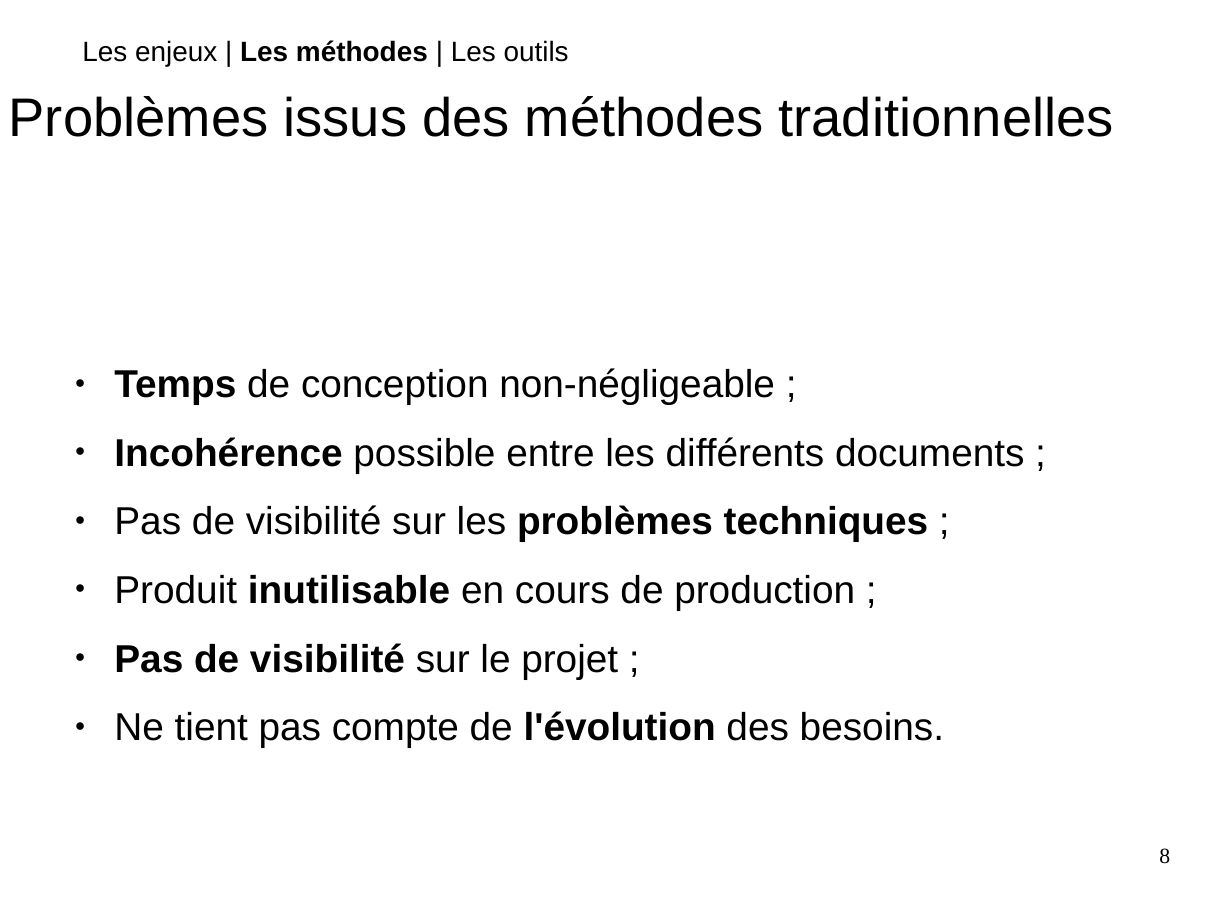
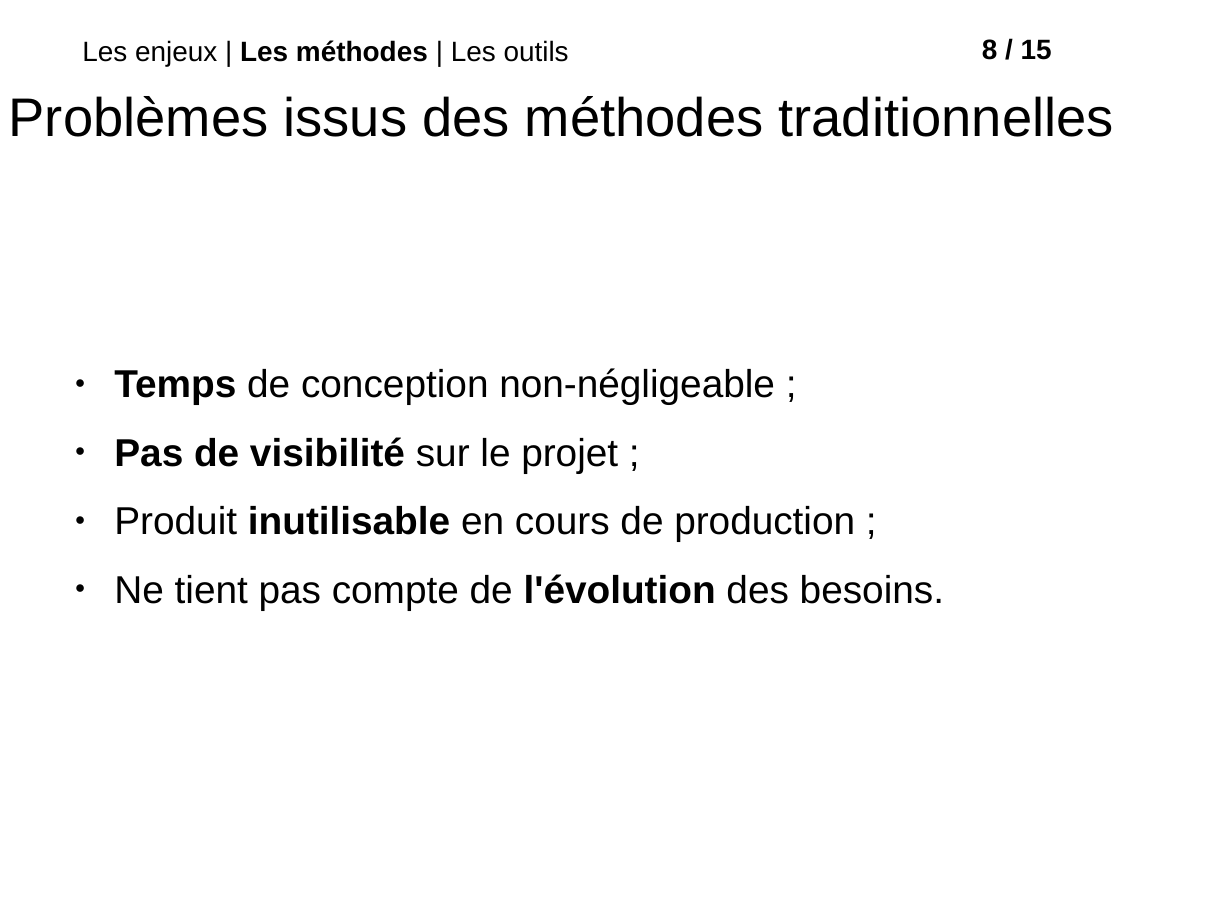
Before and after one commit to roipoussiere/organisation-collaborative-du-travail, a slide deck: slide 9 of organisation_collaborative_du_travail.odp (slide 8 before the commit). Drawn at 1232x924 pixels with LibreOffice and Linux fonts; fonts in the diff are those of the drawing; background and template pictures are left out. Boxes give left, top, right and bottom in pixels: in the first picture for what was removed or moved away, otherwise in the second. Text is boxed around its words. In the diff, an @@ line names an element or a change of style, - is before the commit and + after.

```diff
--- a/organisation_collaborative_du_travail.odp
+++ b/organisation_collaborative_du_travail.odp
@@ text at (982,39,1052,60): text changed; size 14 to 18 pt; font Times New Roman to Arial; bold on @@
-8
+8 / 15
@@ text at (114,437,618,473): text changed; bold on @@
-● Incohérence possible entre les différents documents ;
-● Pas de visibilité sur les problèmes techniques ;
+● Pas de visibilité sur le projet ;
@@ text at (114,643,618,679): paragraph removed @@
-● Pas de visibilité sur le projet ;
```
Also in this commit, not shown: 14 other slides changed, 1 slide added, 3 slides removed, 4 other files.
